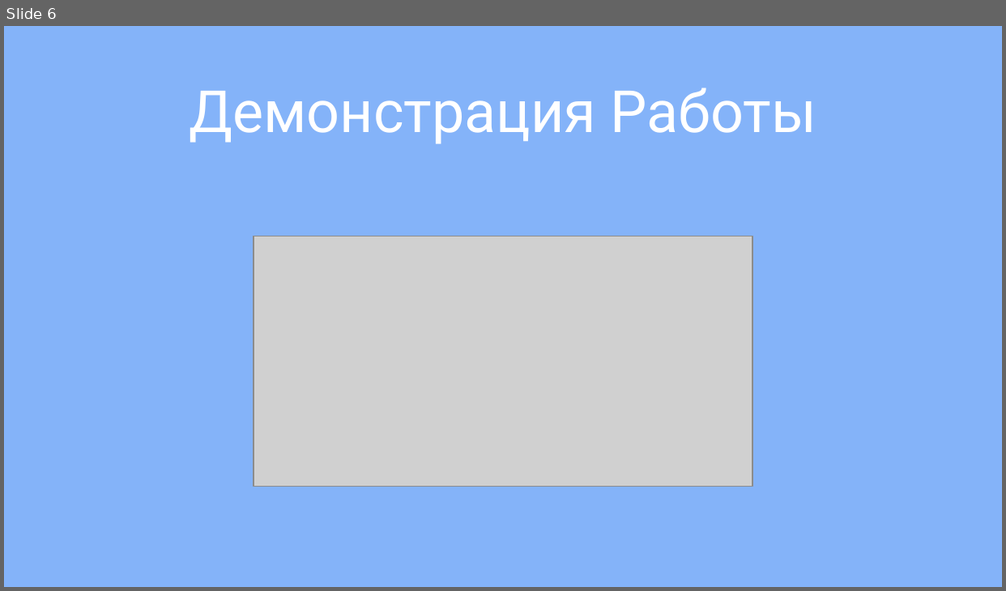
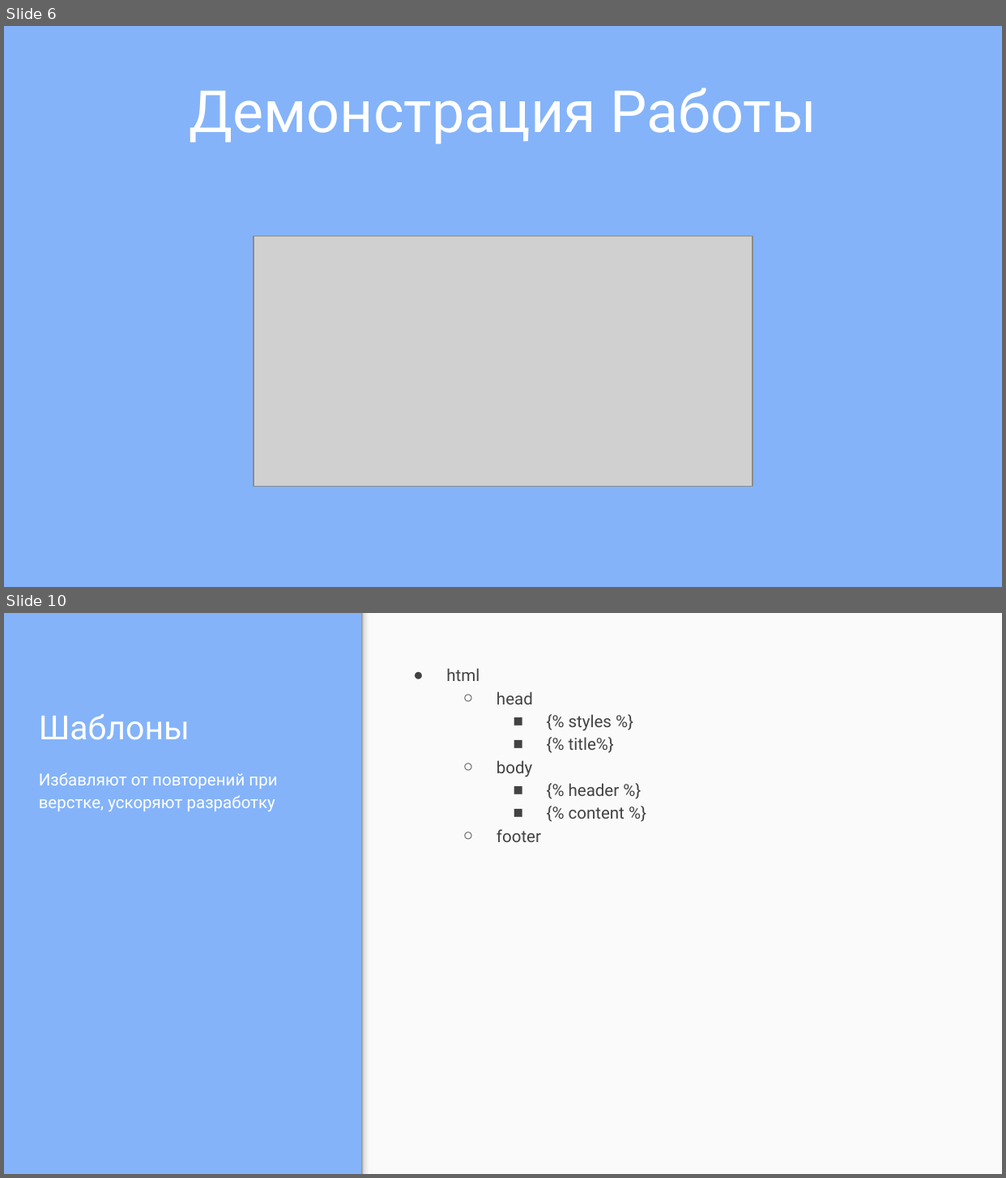
Before and after one commit to BearForesterSmallBeef/TeacherAndParent, a slide deck: materials/presentation/presentation.pptx. Shown one above the other, each under a label of ours: slide 6 before the commit, slides 6 and 10 after it; the slides between them are not shown. The pictures are 1006x591 and 1006x1178 pixels, drawn with LibreOffice and Linux fonts; fonts in the diff are those of the drawing; grey boxes stand for pictures. Boxes give left, top, right and bottom in pixels: in the first picture for what was removed or moved away, otherwise in the second. Text is boxed around its words. In the diff, an @@ line names an element or a change of style, - is before the commit and + after.

```diff
--- a/materials/presentation/presentation.pptx
+++ b/materials/presentation/presentation.pptx
@@ slide 10 added at (4, 613, 1002, 1174), background #84B3F9 @@
@@ rectangle added at (361, 613, 1002, 1174), fill #FAFAFA @@
@@ rectangle added at (361, 613, 373, 1174), fill gradient #F9F9F9 to #DEDEDE to #999999 @@
@@ text added at (446, 668, 624, 842), 12 pt, text #424242 @@
+● html
+  ○ head
+    ■ {% styles %}
+    ■ {% title%}
+  ○ body
+    ■ {% header %}
+    ■ {% content %}
+  ○ footer
@@ title added at (39, 714, 189, 740), 24 pt, text #FFFFFF @@
+Шаблоны
@@ text added at (39, 773, 277, 811), 12 pt, text #FFFFFF @@
+Избавляют от повторений при верстке, ускоряют разработку
```
Also in this commit, not shown: 16 other slides added, 28 other files.
